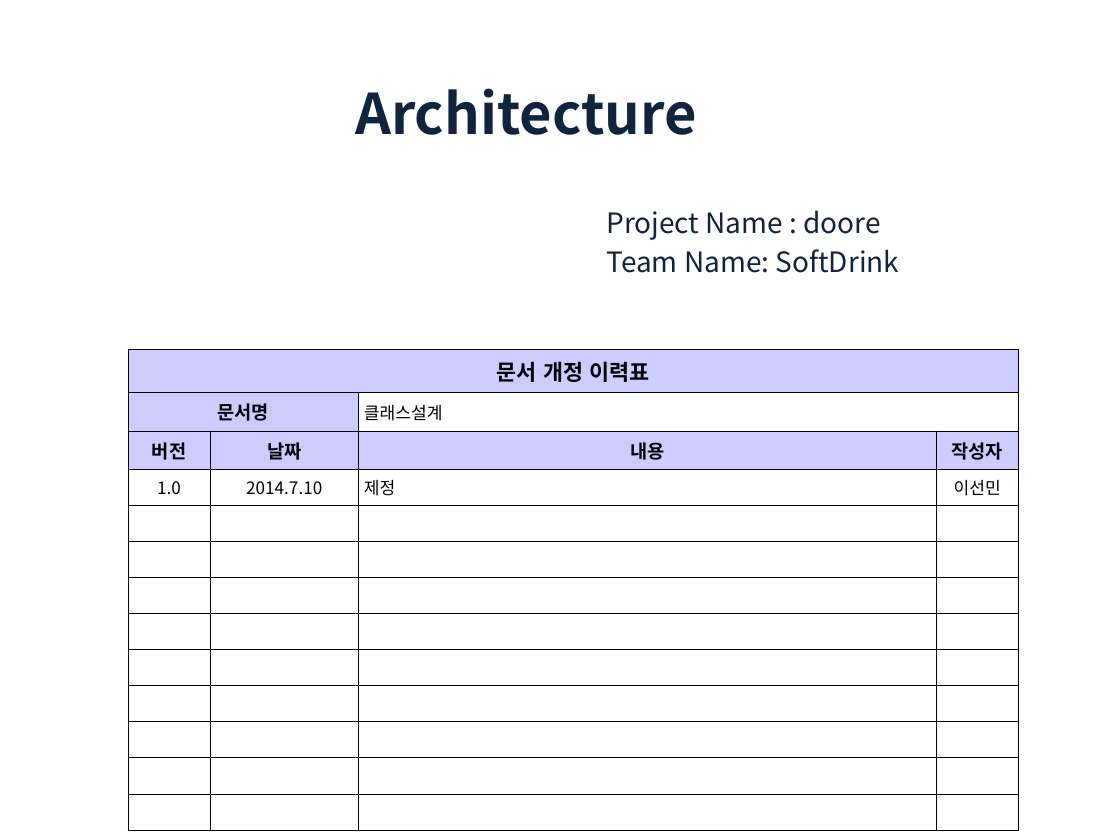
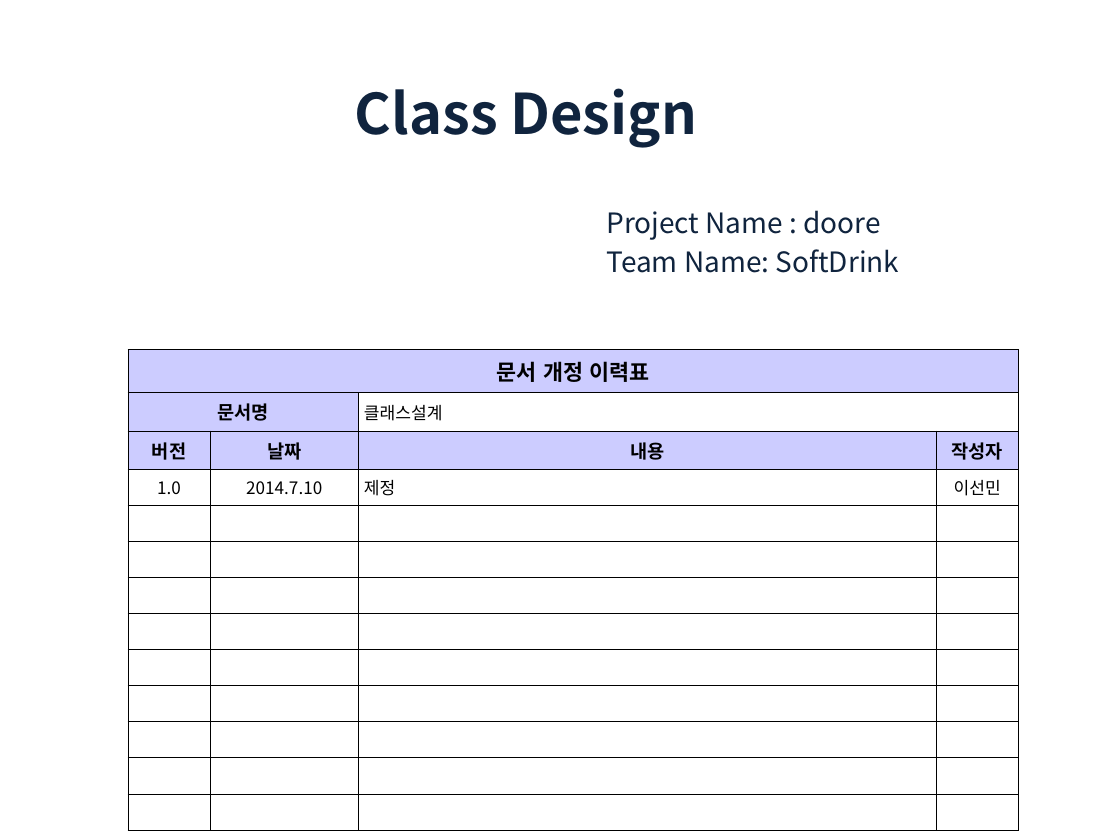
Before and after one commit to trajeta/doore, a slide deck: slide 1 of 3_설계/3. Class/1차/2140710_클래스설계 1차취합_이선민.pptx. Drawn at 1120x840 pixels with LibreOffice and Linux fonts; fonts in the diff are those of the drawing; background and template pictures are left out. Boxes give left, top, right and bottom in pixels: in the first picture for what was removed or moved away, otherwise in the second. Text is boxed around its words. In the diff, an @@ line names an element or a change of style, - is before the commit and + after.

```diff
--- a/3_설계/3. Class/1차/2140710_클래스설계 1차취합_이선민.pptx
+++ b/3_설계/3. Class/1차/2140710_클래스설계 1차취합_이선민.pptx
@@ title at [355, 88, 697, 148]: text changed @@
-Architecture
+Class Design
```
Also in this commit, not shown: 50 other files.
